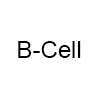
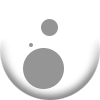
Revision of a layered 100x100 image; what changed, layer by layer:
hid "B-Cell" over left=18, top=41, right=81, bottom=58
renamed "Layer 1" to "Ellipse 2", painted on it over left=0, top=19, right=100, bottom=100
